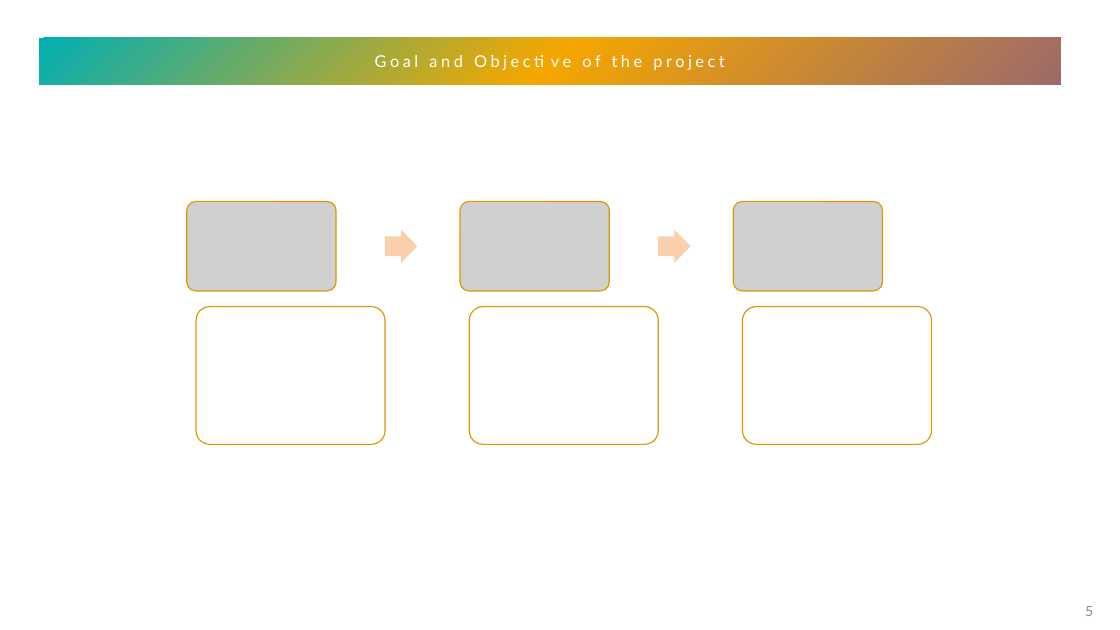
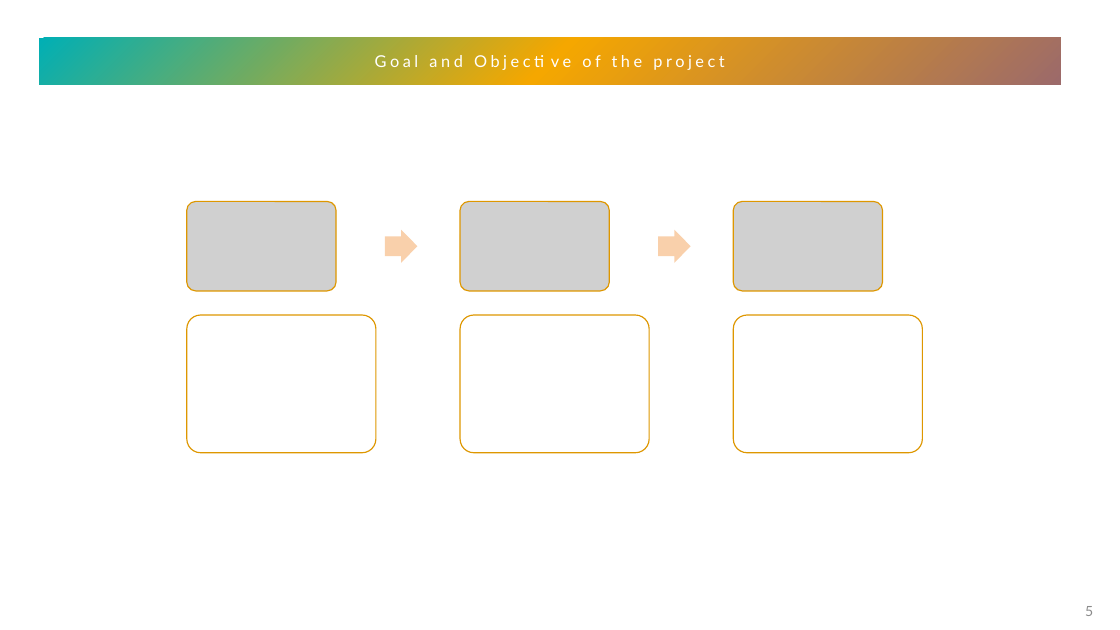
Before and after one commit to scidata-22/case-equity, a slide deck: slide 5 of myWork.pptx. Drawn at 1120x630 pixels with LibreOffice and Linux fonts; fonts in the diff are those of the drawing; grey boxes stand for pictures. Boxes give left, top, right and bottom in pixels: in the first picture for what was removed or moved away, otherwise in the second. Text is boxed around its words. In the diff, an @@ line names an element or a change of style, - is before the commit and + after.

```diff
--- a/myWork.pptx
+++ b/myWork.pptx
@@ 3 rounded rectangles: place and size @@
-3 rounded rectangles at <box>196,307,932,444</box>
+3 rounded rectangles at <box>187,315,923,453</box>
```
Also in this commit, not shown: 5 other slides changed.
